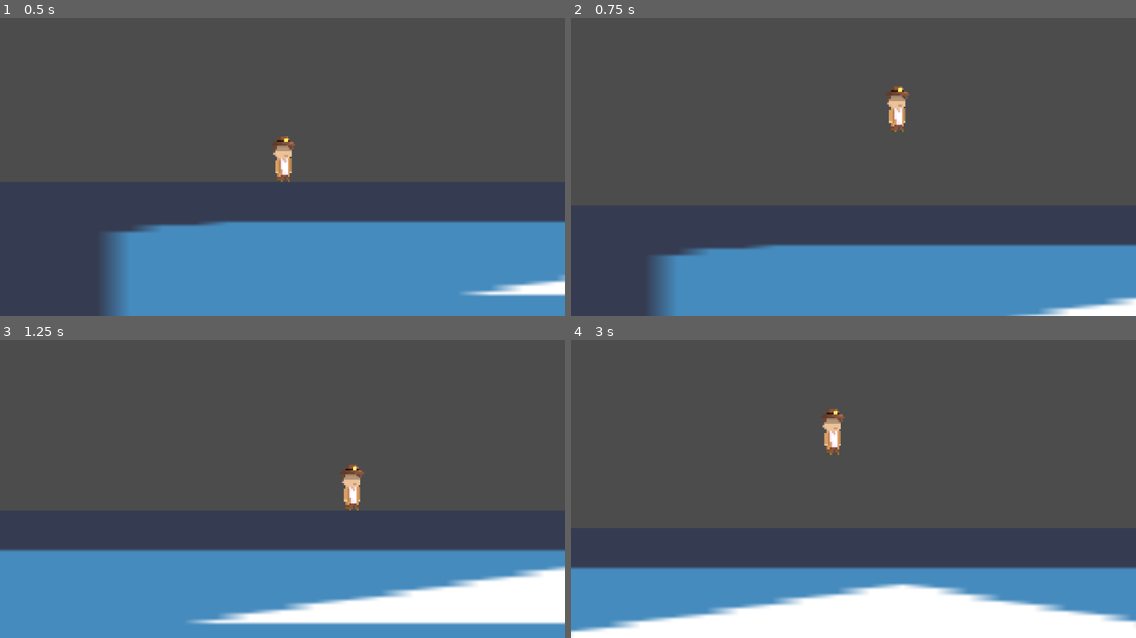
Above: before the commit, frames 1-4 (two rows, left to right).
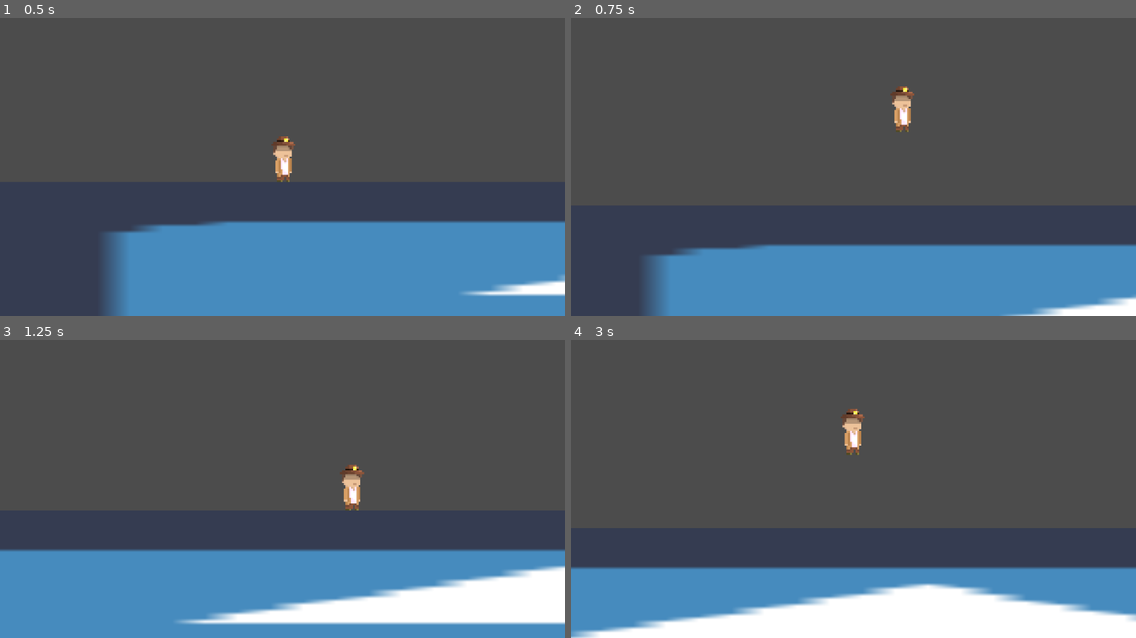
Above: after the commit, the same moments.

Repository: Spiderpat12/OmarDev1
Game: Godot game, scene res://Game.tscn
Same seed, same stepped clock (60 frames per second), same inputs: the game is played once before the commit and once after it. The project has no main scene, so this scene is started directly. The engine's default icon, where the game draws it, is replaced by a stand-in: a white triangle on a blue panel in a dark square.
Inputs:
- Up to frame 1 (0.5 s): no input
- Up to frame 2 (0.75 s): hold Right (ui_right) from 0.53 s (still down); tap Up (ui_up) at 0.6 s
- Up to frame 3 (1.25 s): keep holding Right (ui_right); tap Up (ui_up) at 0.77, 1.07 s
- Up to frame 4 (3 s): tap Up (ui_up) at 1.35, 1.52, 1.82, 2.1, 2.85 s; release Right (ui_right) at 2.03 s; hold Left (ui_left) 2.03-2.78 s; hold Right (ui_right) from 2.78 s (still down)

Frame 1 is identical in both runs. In frame 2, 0.7% of the frame differs, in the area x 55-100%, y 22-100%; in frame 3, 1.4%; in frame 4, 3.8%, in the area x 0-100%, y 23-100%.

Commit message:
Update Player.gd

Diff:
--- a/project_whith_rayan/scripts/Player.gd
+++ b/project_whith_rayan/scripts/Player.gd
@@ -4,7 +4,7 @@
 export var speed : float = 300
 export var jump : float = 200
 export var gravity : float = 15
-export var acc : float = 35
+export var acc : float = 50
 
 export var jump_height: float
 export var jump_time_to_peak : float
@@ -16,7 +16,7 @@
 var jump_count = 0
 var can_jump : bool = true
 
-onready var chapters : int = 1
+onready var chapters : int = 3
 onready var jump_velocity : float = ((2.0 * jump_height) / jump_time_to_peak) * -1.0
 onready var jump_gravity : float = ((-2.0 * jump_height) / (jump_time_to_peak * jump_time_to_peak))* -1.0
 onready var fall_gravity : float = ((-2.0 * jump_height) / (jump_time_to_peak * jump_time_to_descent))* -1.0
@@ -41,7 +41,7 @@
 	if (x):
 		motion.x = move_toward(motion.x,x * speed,acc)
 	else:
-		motion.x = lerp(motion.x, 0, 5 * delta)
+		motion.x = lerp(motion.x, 0, 8 * delta)
 
 
 func Gravity() -> void:
@@ -57,9 +57,14 @@
 
 func doubleJump() -> void:
 	if jump_count < max_jump && can_jump == false:
-		if Input.is_action_just_pressed("ui_up") && chapters == 2:
-			motion.y = jump_velocity
-			jump_count += 1
+		if Input.is_action_just_pressed("ui_up"):
+			match chapters:
+				2:
+					motion.y = jump_velocity
+					jump_count += 1
+				3:
+					motion.y = jump_velocity
+					jump_count += 1
 	if is_on_floor() && jump_count != 0:
 		jump_count = 0
 
@@ -72,10 +77,10 @@
 			pass
 		2:
 			#roll_func
-			doubleJump()
 			can_jump = false
 			pass
 		3:
+			doubleJump()
 			pass
 
 
